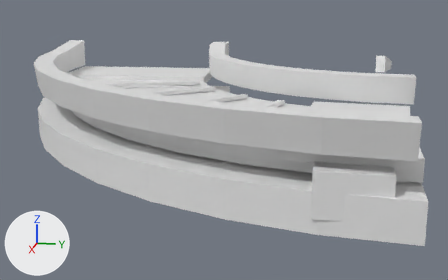
The glTF model assets/source/infrastructure/directorate/conveyors/models/curve_90_right/damaged_lod1.glb: old version first, new version second.
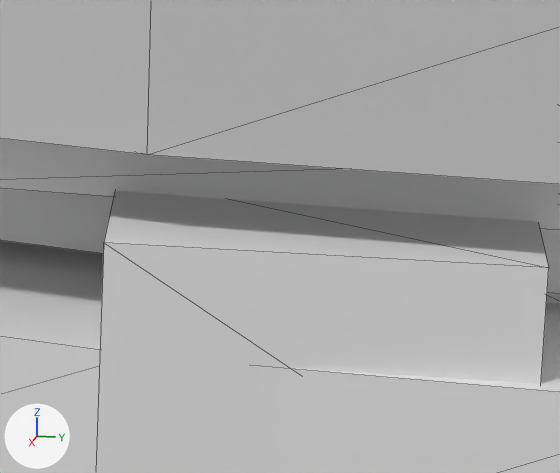
There are two pictures of each version: one whole from a camera (50 mm lens) standing at (0.566, -0.0365, 0.399) and looking at (0.1312, -0.1235, 0.2903), one close up on the part from 65% to 89% of the width and 45% to 77% of the height. The axes (+X, +Y, +Z) are drawn at lower left. The lights are the same throughout. The first two pictures are the older version. The close-ups show mesh edges as thin lines. Vertices at exactly the same position are counted once.

Names of what the first close-up shows: 'damaged_lod1'.
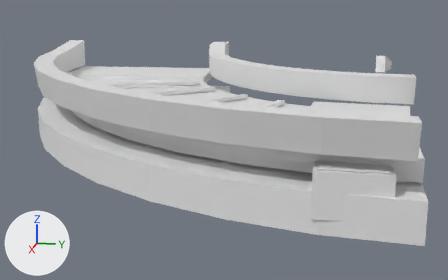
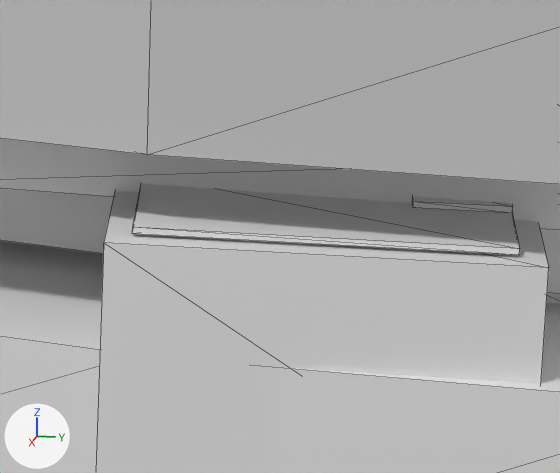
The change, as a list of edits to the scene's bpy script:
```text
Change me_damaged_lod1:
    used by ob_damaged_lod1; location = (0.0, 0.0, 0.0)
    remove me_damaged_lod1.from_pydata(...)  # 408 vertices, 716 faces; spans x -0.045..0.303, y -0.3..0.005, z 0.289..0.35
    add me_damaged_lod1.from_pydata(...)  # 424 vertices, 740 faces; spans x -0.045..0.303, y -0.3..0.005, z 0.289..0.35
    me_damaged_lod1 part 1: a new loose piece, a box spanning x 0.27778..0.295, y -0.04778..-0.01611, z 0.31972..0.32028
    me_damaged_lod1 part 2: a new loose piece, a box spanning x 0.27778..0.28444, y -0.02444..-0.01611, z 0.32033..0.32089
```

Where the change shows, as pixel boxes [x1, y1, x2, y2] in the close-ups (560 x 473 px):
part 1 of me_damaged_lod1, added
    after: [132, 183, 520, 255]
part 2 of me_damaged_lod1, added
    after: [412, 196, 513, 213]
